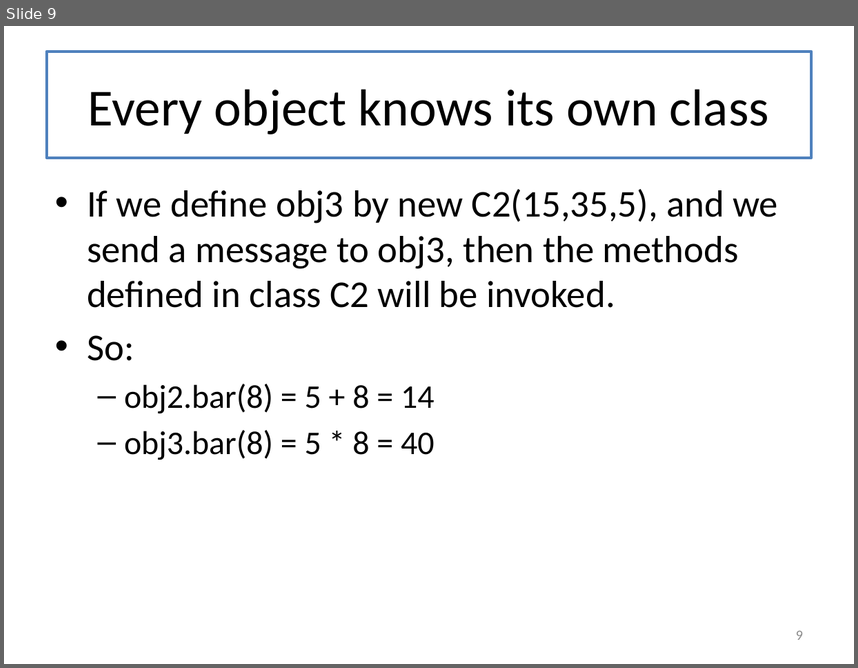
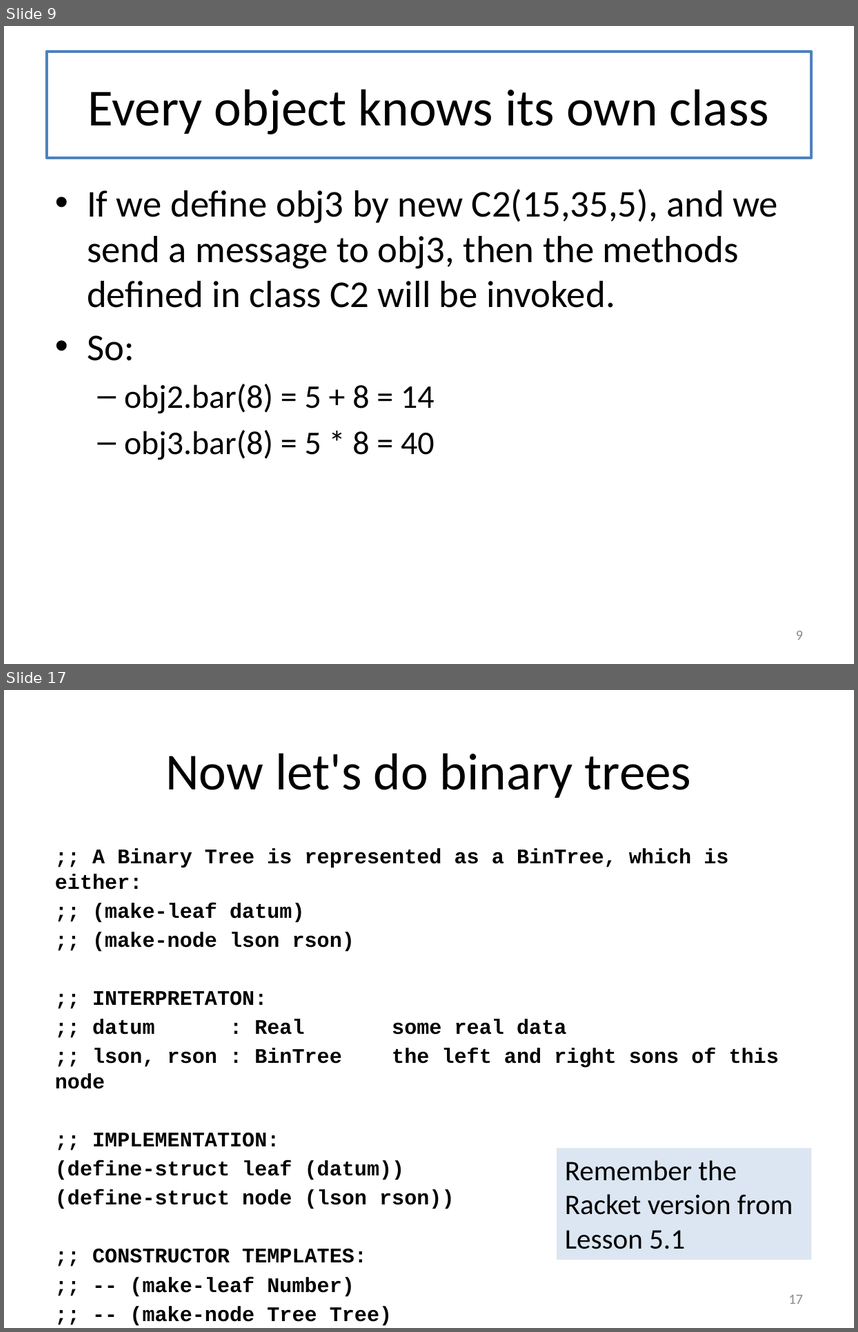
Before and after one commit to mwand/cs5010f17, a slide deck: Slides/Lesson 5.4 Doing It In Java.pptx. Shown one above the other, each under a label of ours: slide 9 before the commit, slides 9 and 17 after it; the slides between them are not shown. The pictures are 858x668 and 858x1332 pixels, drawn with LibreOffice and Linux fonts; fonts in the diff are those of the drawing. Boxes give left, top, right and bottom in pixels: in the first picture for what was removed or moved away, otherwise in the second. Text is boxed around its words. In the diff, an @@ line names an element or a change of style, - is before the commit and + after.

```diff
--- a/Slides/Lesson 5.4 Doing It In Java.pptx
+++ b/Slides/Lesson 5.4 Doing It In Java.pptx
@@ slide 17 added at [4,690,854,1328], background #FFFFFF @@
@@ title added at [47,716,811,822], fill #FFFFFF, outline #4F81BD 2 pt, 44 pt, text #000000 @@
+Now let's do binary trees
@@ text added at [55,849,779,1325], 17.6 pt, text #000000, bold @@
+;; A Binary Tree is represented as a BinTree, which is either:
+;; (make-leaf datum)
+;; (make-node lson rson)
+;; INTERPRETATON:
+;; datum : Real some real data
+;; lson, rson : BinTree the left and right sons of this node
+;; IMPLEMENTATION:
+(define-struct leaf (datum))
+(define-struct node (lson rson))
+;; CONSTRUCTOR TEMPLATES:
+;; -- (make-leaf Number)
+;; -- (make-node Tree Tree)
@@ rectangle added at [557,1148,811,1259], fill #DCE6F2, 24 pt, text #000000 @@
+Remember the Racket version from Lesson 5.1
@@ page number added at [789,1294,803,1303], 12 pt, text #8C8C8C @@
+17
```
Also in this commit, not shown: 6 slides changed, 11 other slides added, 7 other files.
